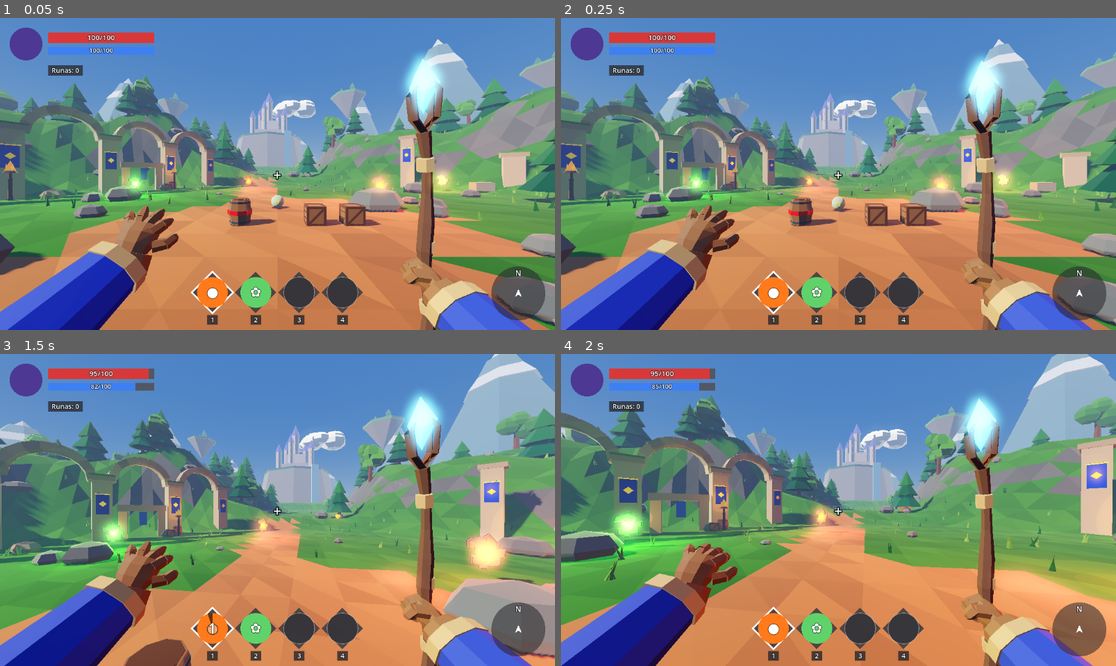
Above: before the commit, frames 1-4 (two rows, left to right).
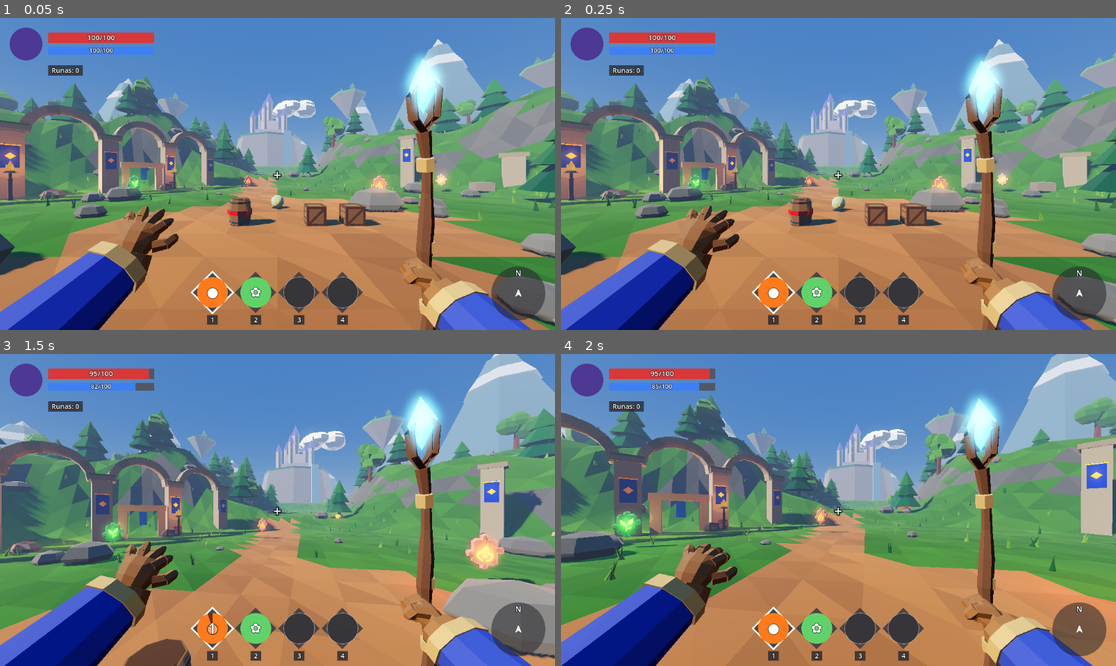
Above: after the commit, the same moments.

Repository: vitortosta4-design/Arcane-Forge
Game: Godot game, scene res://cenas/arena_teste.tscn
Same seed, same stepped clock (60 frames per second), same inputs: the game is played once before the commit and once after it.
Inputs (mouse positions are in pixels of both pictures, inside the frame that each line leads up to):
- Up to frame 1 (0.05 s): no input
- Up to frame 2 (0.25 s): no input
- Up to frame 3 (1.5 s): tap Enter at 0.5 s; move the mouse to (305, 510) at 0.52 s; press the mouse at (305, 510) at 0.53 s; hold W (mover_frente) from 0.53 s (still down); tap Space (pular) at 0.77 s; move the mouse to (249, 510) at 1.27 s; release the mouse at (249, 510) at 1.28 s; tap E (interagir) at 1.35 s
- Up to frame 4 (2 s): keep holding W (mover_frente); tap Space (pular) at 1.52 s

The runs differ from the first frame. In frame 1, 9.7% of the frame differs, in the area x 0-100%, y 24-100%; in frame 2, 9.8%; in frame 3, 16%; in frame 4, 24%, in the area x 0-100%, y 21-100%.

Commit message:
Runas v4 pela folha do Vitor: blocos de quebra-cabeça, pedra grossa e lascada, acesa tingida; luz da runa domada no jogo
Co-Authored-By: Claude Opus 5.5 <noreply@anthropic.com>
Claude-Session: https://claude.ai/code/session_011N1HNTAgFQZbY8DxdUKc5s

Diff:
--- a/jogo/scripts/forja/runa_coletavel.gd
+++ b/jogo/scripts/forja/runa_coletavel.gd
@@ -2,10 +2,10 @@
 extends Area3D
 ## Runa largada no mapa (ADR-035): flutua, gira, brilha na cor dela e vai
 ## para a mochila de quem encostar. Visual: a runa acesa do lote 3c
-## (assets/modelos/runas/runas_v3_acesas.glb), aumentada para dar para ver
+## (assets/modelos/runas/runas_v4_acesas.glb), aumentada para dar para ver
 ## de longe; a luz pontual sem sombra é o "farol" que chama o jogador.
 
-const MODELO := preload("res://assets/modelos/runas/runas_v3_acesas.glb")
+const MODELO := preload("res://assets/modelos/runas/runas_v4_acesas.glb")
 const CORES := {
 	"fogo": Color("ff7a1a"), "agua": Color("3aa0ff"), "feroz": Color("d8343c"),
 	"vida": Color("5fd36a"), "prende": Color("b7a6ff"), "arremesso": Color("ffd23a"),
@@ -45,6 +45,12 @@
 		_visual.add_child(no)
 		_visual.scale = Vector3.ONE * ESCALA
 		_garantir_cor_do_brilho(no)
+		# A luz que vem dentro do .glb chega com força 16 e alcance de 4 km (o
+		# Blender exporta em watts) e estourava a runa para branco. A luz da
+		# runa é a OmniLight criada abaixo; a do modelo fica só como um toque.
+		for luz_modelo in no.find_children("*", "OmniLight3D", true, false):
+			(luz_modelo as OmniLight3D).light_energy = 0.3
+			(luz_modelo as OmniLight3D).omni_range = 0.6
 		add_child(_visual)
 	else:
 		push_warning("RunaColetavel: o modelo não tem o nó 'Runa_%s_acesa'; a runa fica invisível (só a coleta funciona)." % nome)
--- a/jogo/scripts/testes/suite_testes.gd
+++ b/jogo/scripts/testes/suite_testes.gd
@@ -109,6 +109,7 @@
 	await _testar_hud_no_layout_da_adr_039()
 	await _testar_ciclo_da_forja_do_comeco_ao_fim()
 	await _testar_mago_modelado_pela_folha()
+	await _testar_runa_sem_luz_estourada()
 	await _testar_bigorna_comeca_neutra_com_um_rosto_so()
 	await _testar_bigorna_troca_de_expressao_com_animacao()
 	await _testar_bigorna_raiva_brilha_mais_e_luz_respira()
@@ -2190,3 +2191,20 @@
 		_afirmar("mãos 1P: conjurar toca Conjurar1P", anim1p.current_animation == "Conjurar1P")
 	mago.queue_free()
 	await get_tree().process_frame
+
+
+## A luz embutida no .glb das runas vem do Blender com força 16 e alcance de
+## 4 km e deixava a runa branca no jogo (achado em 23/10/2026).
+func _testar_runa_sem_luz_estourada() -> void:
+	var runa := RunaColetavel.new()
+	runa.nome = "fogo"
+	add_child(runa)
+	await get_tree().process_frame
+	var luzes := runa.find_children("*", "OmniLight3D", true, false)
+	var ok := not luzes.is_empty()
+	for l in luzes:
+		if (l as OmniLight3D).light_energy > 1.5 or (l as OmniLight3D).omni_range > 5.0:
+			ok = false
+	_afirmar("runa: nenhuma luz estourada (força até 1,5 e alcance até 5 m)", ok)
+	runa.queue_free()
+	await get_tree().process_frame
Binary file removed: jogo/assets/modelos/runas/runas_v3_acesas.glb
Binary file added: jogo/assets/modelos/runas/runas_v4_acesas.glb
Not shown, changed: jogo/assets/modelos/runas/runas_v4_acesas.glb.import
Not shown, added: arte/personagens/runas/runas.py
Not shown, changed: docs/contexto/diario.md
Not shown, added: evidencias/fase-2/runas_v4/clareira.png
Not shown, added: evidencias/fase-2/runas_v4/comparacao_folha.png
Not shown, added: evidencias/fase-2/runas_v4/runa_perto.png
